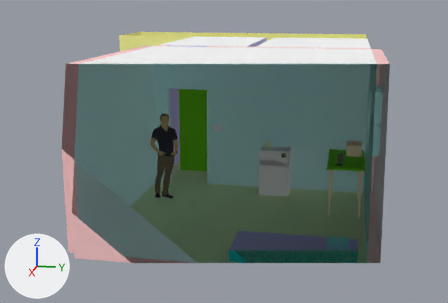
The COLLADA model assets/first_apartment_bad.dae, before and after one commit.
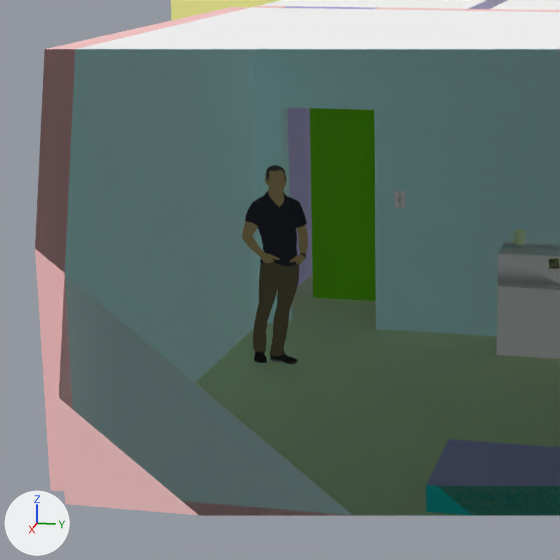
There are two pictures of each version: one whole from a camera (50 mm lens) standing at (11.7, 2.73, 3.98) and looking at (-1.59, 0.07, 0.65), one close up on the part from 10% to 64% of the width and 14% to 93% of the height. The axes (+X, +Y, +Z) are drawn at lower left. The lights are the same throughout. Everything nearer to the camera than a plane just in front of the edit is cut away. Where no turn or scale is listed for an object, it has been applied to the vertices. Vertices at the same position are counted once.

The first close-up shows 'Chris', 'door', 'group_0', 'group_15', 'group_22', 'group_4', 'group_6', 'group_7', 'wall', 'wall.002', 'wall.003'.
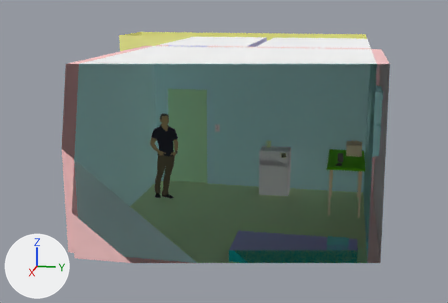
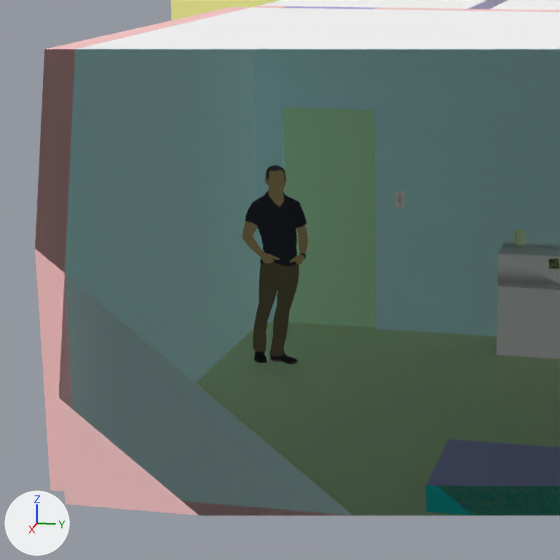
Commit message: a working door

What differs and where, as boxes (x1, y1, x2, y2) in the close-ups (560 x 560 px):
'door', recoloured, moved: before (310, 108, 376, 301); after (284, 107, 376, 327)
'group_0', unchanged, covered by the edit: before (259, 0, 507, 323); after (259, 0, 507, 9)

Edits to the bpy script that builds the scene:
```text
Add mat_color_g01:
    mat_color_g01 = principled_material('Color_G01')
    mat_color_g01.base_color = (0.604, 1.0, 0.604)  # green #ccffcc
    mat_color_g01.roughness = 0.9
Change me_door:
    where me_door.from_pydata(...)  # 8 vertices, 12 faces; spans x 0.0..0.06, y 0.0..0.88, z 0.0..2.09
    used by ob_door; location = (-2.24, -1.11, 0.0)
    me_door part 1: all 2 faces that had it switch from mat_color_f06 (green #66cc00) to mat_color_g01 (green #ccffcc)
    remove me_door.materials.append(mat_color_i04)  # blue #3232ff
    add me_door.materials.append(mat_color_h01)  # cyan #ccffff
Change ob_door:
    ob_door.location: (-2.24, -1.11, 0.0) -> (-1.33, -1.11, 0.0)
```
